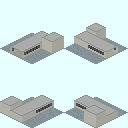
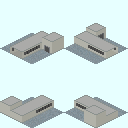
Two versions of the same layered image (128x128). Layer-by-layer changes:
painted on "Subway_Station_Gateway_Single_S-EV.png" over [28, 33, 104, 54]
